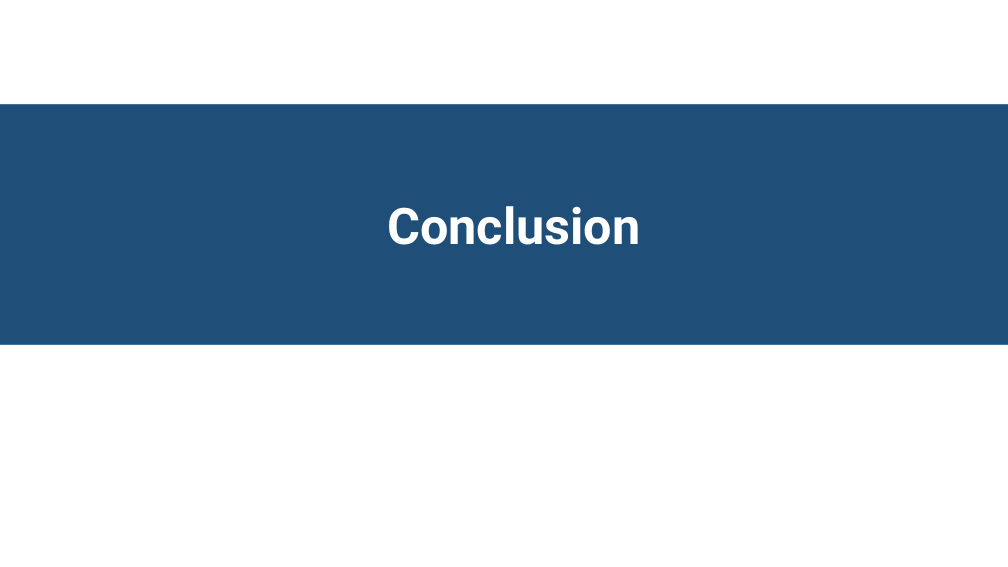
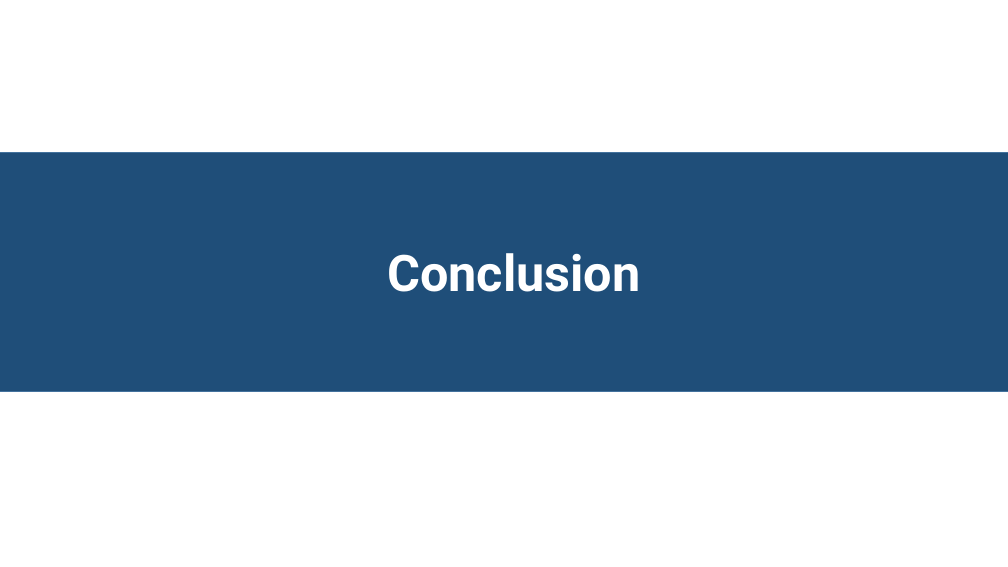
Before and after one commit to Ahak99/Data-Data-Challenge, a slide deck: slide 27 of docs/Présentation - Analyse des prix des montres de luxe Panerai.pptx (slide 24 before the commit). Drawn at 1008x567 pixels with LibreOffice and Linux fonts; fonts in the diff are those of the drawing. Boxes give left, top, right and bottom in pixels: in the first picture for what was removed or moved away, otherwise in the second. Text is boxed around its words. In the diff, an @@ line names an element or a change of style, - is before the commit and + after.

```diff
--- a/docs/Présentation - Analyse des prix des montres de luxe Panerai.pptx
+++ b/docs/Présentation - Analyse des prix des montres de luxe Panerai.pptx
@@ rectangle: place and size @@
-rectangle at (0,105,1008,345)
+rectangle at (0,152,1008,392)
@@ text "Conclusion": place and size @@
-text "Conclusion" at (387,206,640,245)
+text "Conclusion" at (387,253,640,292)
```
Also in this commit, not shown: 4 other slides changed, 21 slides added, 18 slides removed, 6 other files.
